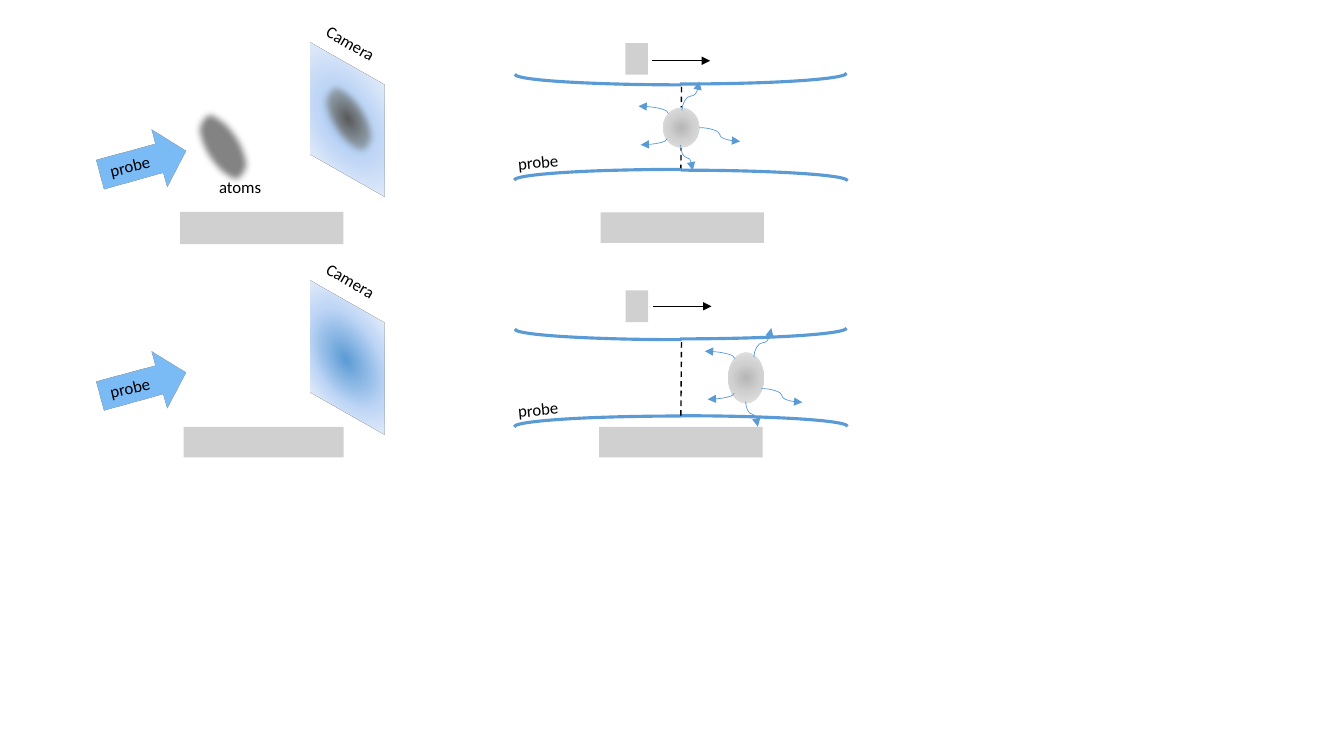
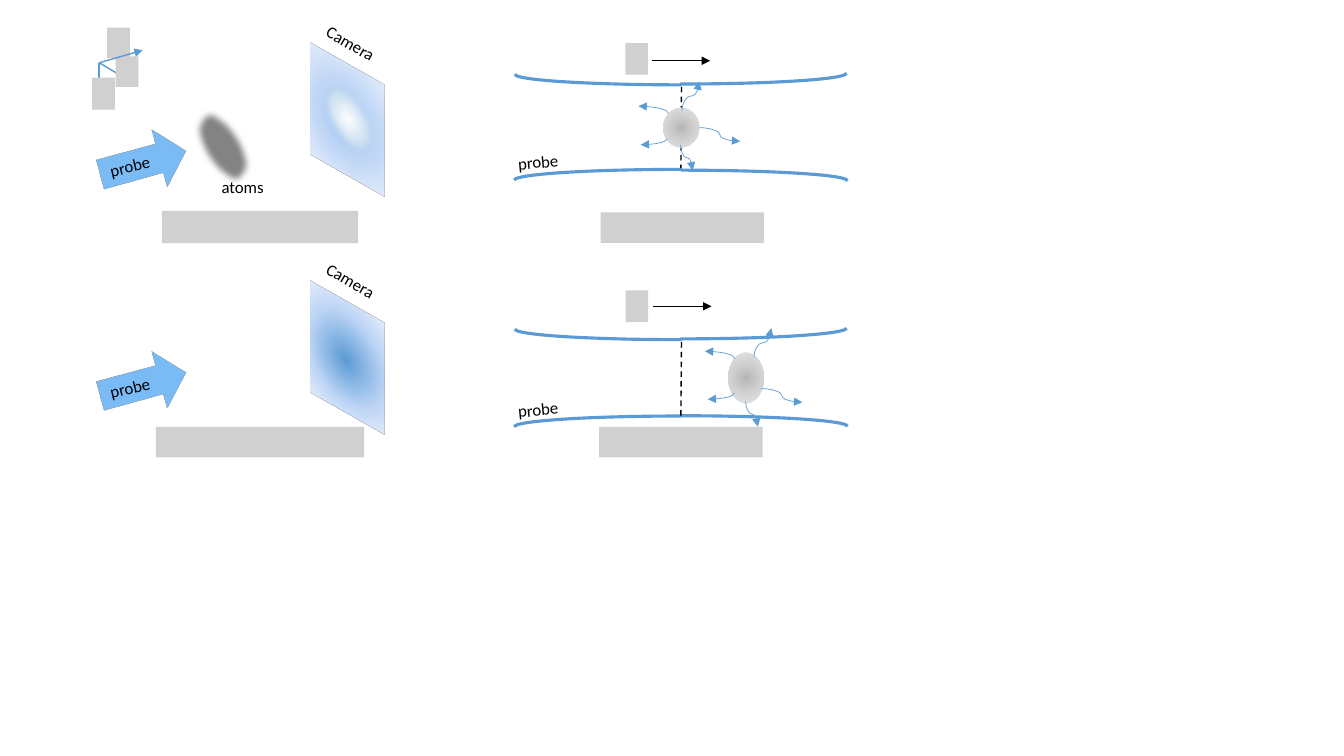
Before and after one commit to dgenkina/ImagingPaper, a slide deck: slide 1 of Picture1ab.pptx. Drawn at 1344x756 pixels with LibreOffice and Linux fonts; fonts in the diff are those of the drawing; grey boxes stand for pictures. Boxes give left, top, right and bottom in pixels: in the first picture for what was removed or moved away, otherwise in the second. Text is boxed around its words. In the diff, an @@ line names an element or a change of style, - is before the commit and + after.

```diff
--- a/Picture1ab.pptx
+++ b/Picture1ab.pptx
@@ group added at box(92, 27, 143, 110): 3 arrows, 3 pictures @@
@@ ellipse at box(307, 75, 392, 163): fill gradient #595959 to #BDD7EE to gradient #FFFFFF to #BDD7EE @@
@@ picture: place and size @@
-picture at box(180, 212, 344, 244)
+picture at box(162, 211, 359, 243)
@@ picture: place and size @@
-picture at box(184, 426, 344, 457)
+picture at box(156, 426, 365, 457)
```
Also in this commit, not shown: 1 other slide changed, 16 other files.
